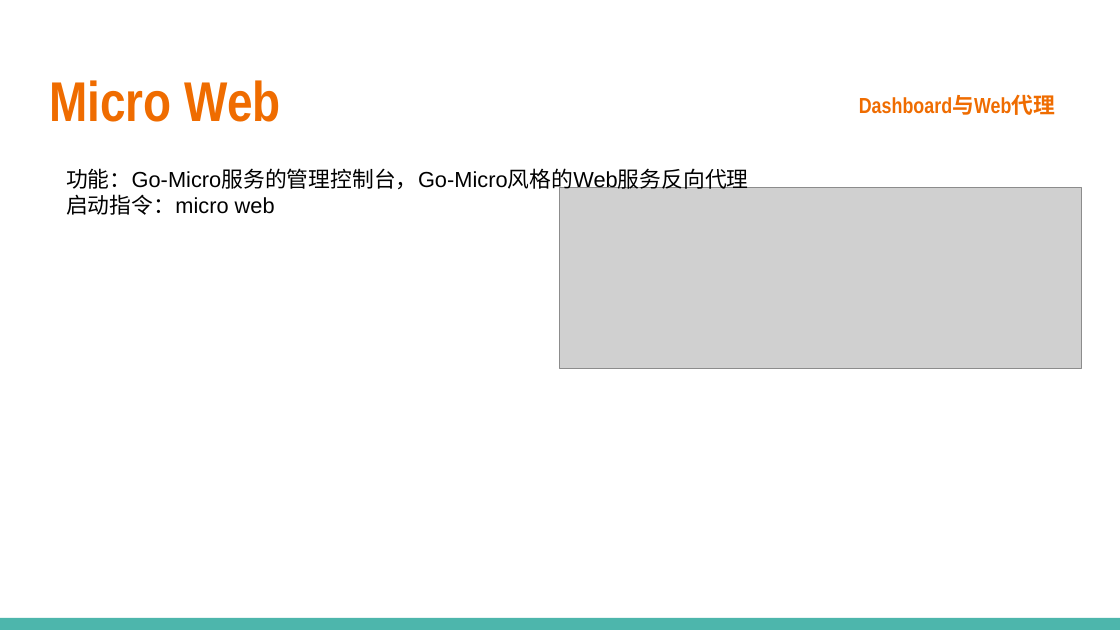
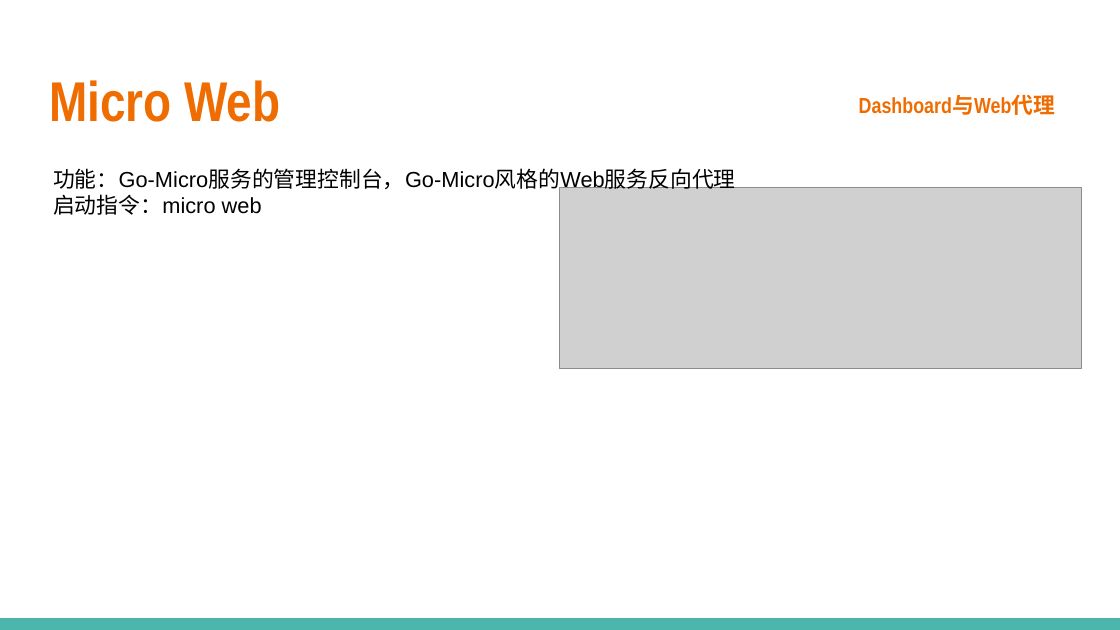
Before and after one commit to printfcoder/stack-rpc-tutorials, a slide deck: slide 17 of others/share/learning-go/【第三期】Micro工具集.pptx (slide 16 before the commit). Drawn at 1120x630 pixels with LibreOffice and Linux fonts; fonts in the diff are those of the drawing; grey boxes stand for pictures; background and template pictures are left out. Boxes give left, top, right and bottom in pixels: in the first picture for what was removed or moved away, otherwise in the second. Text is boxed around its words. In the diff, an @@ line names an element or a change of style, - is before the commit and + after.

```diff
--- a/others/share/learning-go/【第三期】Micro工具集.pptx
+++ b/others/share/learning-go/【第三期】Micro工具集.pptx
@@ text "功能：Go-Micro服务的管理控制台，Go-Micro风格的Web服务反向代理": place and size @@
-text "功能：Go-Micro服务的管理控制台，Go-Micro风格的Web服务反向代理" at [66, 168, 749, 215]
+text "功能：Go-Micro服务的管理控制台，Go-Micro风格的Web服务反向代理" at [53, 168, 736, 215]
```
Also in this commit, not shown: 10 other slides changed, 1 slide added, 1 other file.
